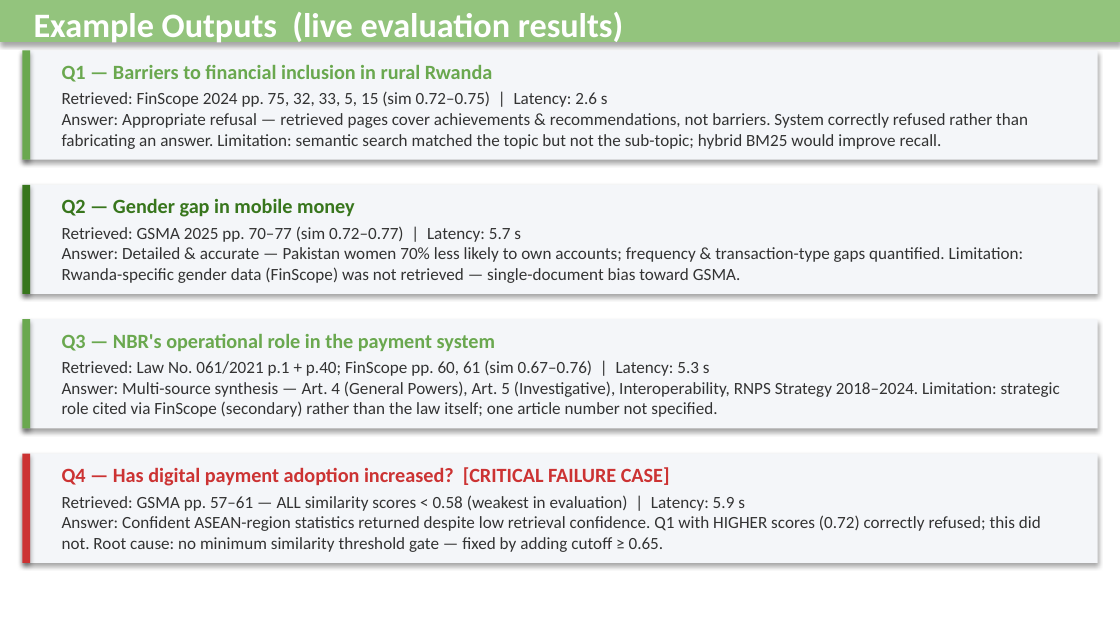
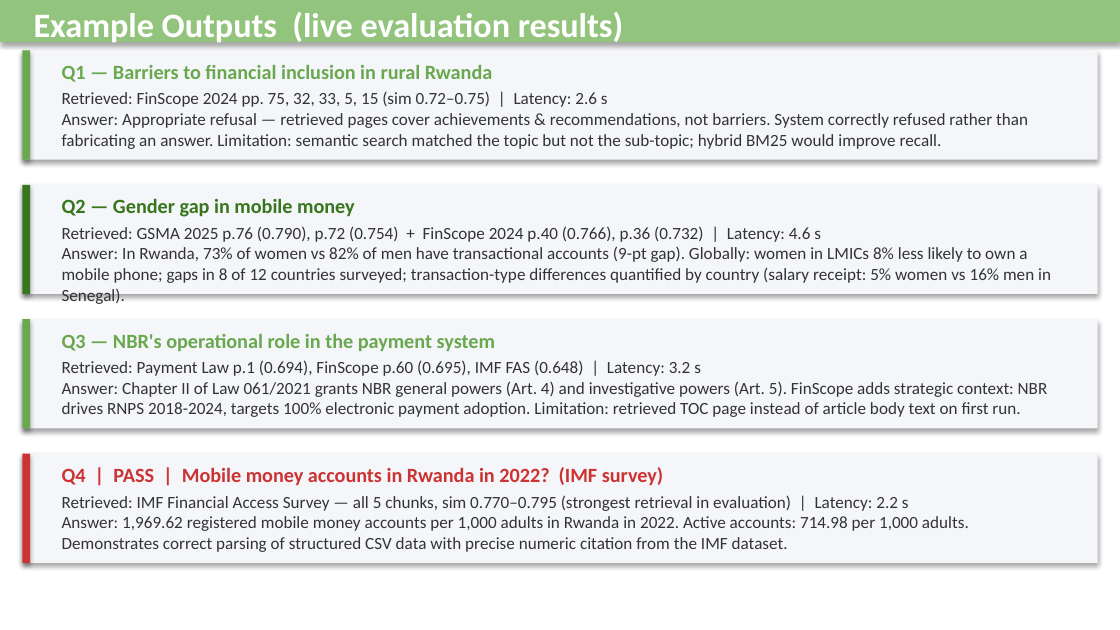
Before and after one commit to GerediNIYIBIGIRA/BNR-DS-Challenge, a slide deck: slide 5 of BNR-DS-Challenge-Geredi-Niyibigira.pptx. Drawn at 1120x630 pixels with LibreOffice and Linux fonts; fonts in the diff are those of the drawing. Boxes give left, top, right and bottom in pixels: in the first picture for what was removed or moved away, otherwise in the second. Text is boxed around its words. In the diff, an @@ line names an element or a change of style, - is before the commit and + after.

Commit message:
Replace ChromaDB with FAISS and fix evaluation pipeline
- src/retriever.py: replaced ChromaDB (segfaulting Rust binary) with
  FAISS IndexFlatIP; cosine similarity via L2-normalised inner product;
  index persists to chroma_db/*.faiss + *.pkl
- requirements.txt: chromadb -> faiss-cpu>=1.7.0
- README.md: updated architecture diagram, design choices table, and
  project structure to reflect FAISS
- evaluation/run_evaluation.py: fixed Windows cp1252 Unicode encoding
  errors (replaced non-ASCII box-drawing and check/cross chars)
- BNR-DS-Challenge-Geredi-Niyibigira.pptx: updated slides to reflect
  FAISS migration and real evaluation results (4/5 pass)

```diff
--- a/BNR-DS-Challenge-Geredi-Niyibigira.pptx
+++ b/BNR-DS-Challenge-Geredi-Niyibigira.pptx
@@ text at box(62, 226, 1051, 304): text changed @@
-Retrieved: GSMA 2025 pp. 70–77 (sim 0.72–0.77) | Latency: 5.7 s
-Answer: Detailed & accurate — Pakistan women 70% less likely to own accounts; frequency & transaction-type gaps quantified. Limitation: Rwanda-specific gender data (FinScope) was not retrieved — single-document bias toward GSMA.
+Retrieved: GSMA 2025 p.76 (0.790), p.72 (0.754) + FinScope 2024 p.40 (0.766), p.36 (0.732) | Latency: 4.6 s
+Answer: In Rwanda, 73% of women vs 82% of men have transactional accounts (9-pt gap). Globally: women in LMICs 8% less likely to own a mobile phone; gaps in 8 of 12 countries surveyed; transaction-type differences quantified by country (salary receipt: 5% women vs 16% men in Senegal).
@@ text at box(62, 360, 1048, 417): text changed @@
-Retrieved: Law No. 061/2021 p.1 + p.40; FinScope pp. 60, 61 (sim 0.67–0.76) | Latency: 5.3 s
-Answer: Multi-source synthesis — Art. 4 (General Powers), Art. 5 (Investigative), Interoperability, RNPS Strategy 2018–2024. Limitation: strategic role cited via FinScope (secondary) rather than the law itself; one article number not specified.
+Retrieved: Payment Law p.1 (0.694), FinScope p.60 (0.695), IMF FAS (0.648) | Latency: 3.2 s
+Answer: Chapter II of Law 061/2021 grants NBR general powers (Art. 4) and investigative powers (Art. 5). FinScope adds strategic context: NBR drives RNPS 2018-2024, targets 100% electronic payment adoption. Limitation: retrieved TOC page instead of article body text on first run.
@@ text at box(62, 467, 663, 485): text changed @@
-Q4 — Has digital payment adoption increased? [CRITICAL FAILURE CASE]
+Q4 | PASS | Mobile money accounts in Rwanda in 2022? (IMF survey)
@@ text at box(62, 495, 969, 552): text changed @@
-Retrieved: GSMA pp. 57–61 — ALL similarity scores < 0.58 (weakest in evaluation) | Latency: 5.9 s
-Answer: Confident ASEAN-region statistics returned despite low retrieval confidence. Q1 with HIGHER scores (0.72) correctly refused; this did not. Root cause: no minimum similarity threshold gate — fixed by adding cutoff ≥ 0.65.
+Retrieved: IMF Financial Access Survey — all 5 chunks, sim 0.770–0.795 (strongest retrieval in evaluation) | Latency: 2.2 s
+Answer: 1,969.62 registered mobile money accounts per 1,000 adults in Rwanda in 2022. Active accounts: 714.98 per 1,000 adults. Demonstrates correct parsing of structured CSV data with precise numeric citation from the IMF dataset.
```
Also in this commit, not shown: 5 other slides changed, 4 other files.
